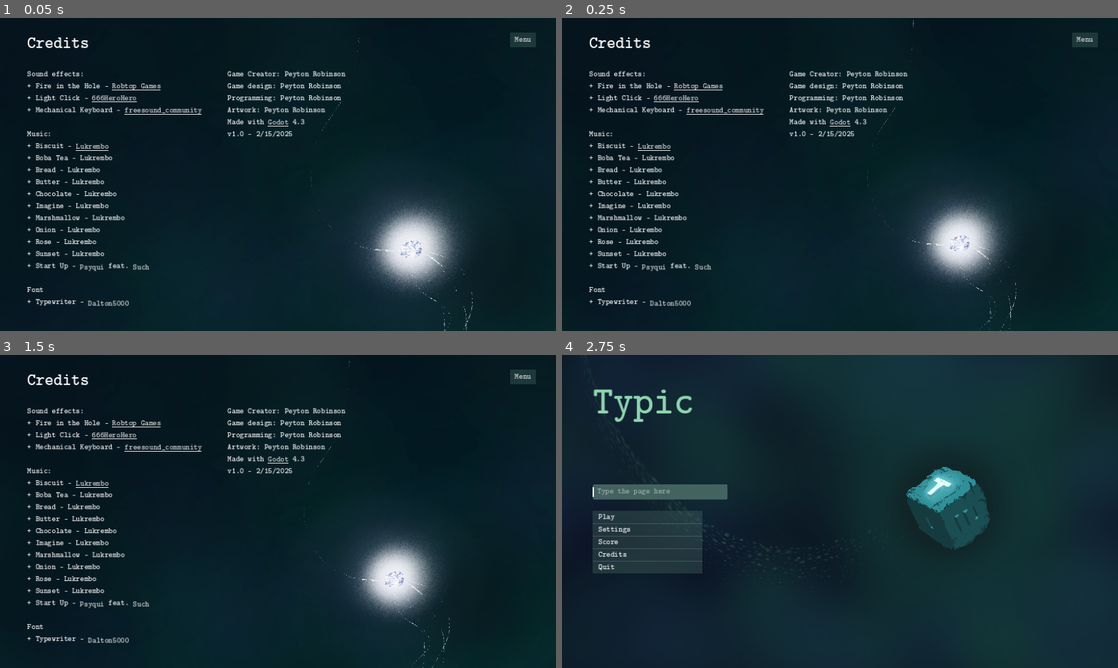
Above: before the commit, frames 1-4 (two rows, left to right).
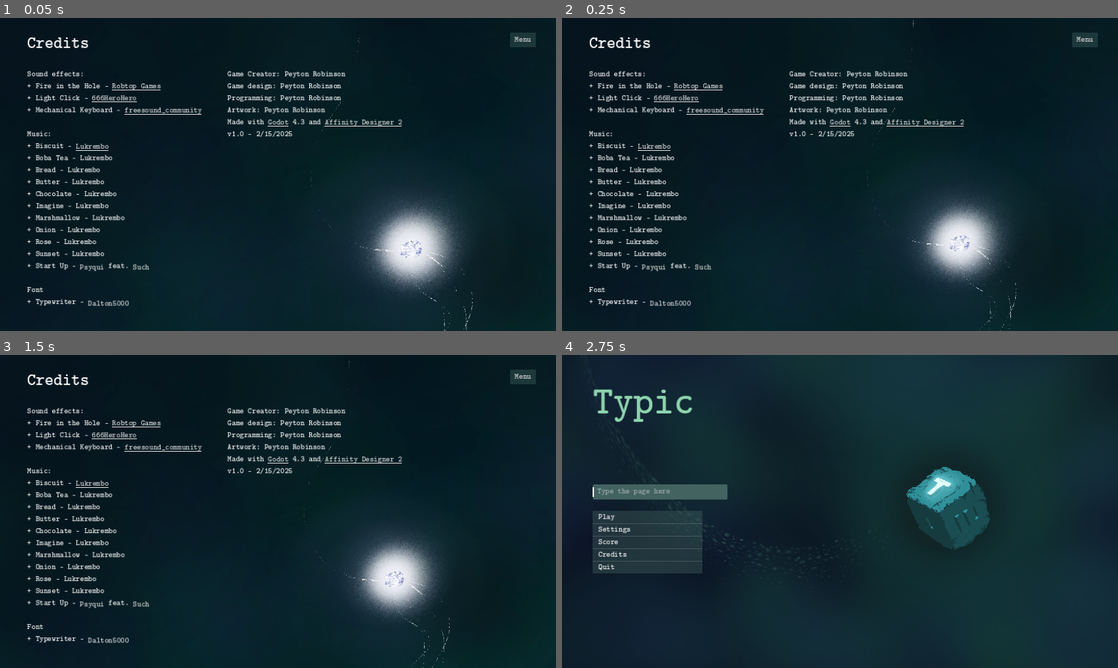
Above: after the commit, the same moments.

Repository: PeytonRobinson487/Typic-Repo
Game: Godot game, scene res://Scenes/Credits Page.tscn
Two runs of this game, one before a commit and one after it. Both use one fixed random seed, a clock stepped at 60 frames per second and the inputs below. This scene is started directly instead of the project's main scene. Sound files missing from this copy of the repository are replaced by a short silence.
Inputs:
- Up to frame 1 (0.05 s): no input
- Up to frame 2 (0.25 s): no input
- Up to frame 3 (1.5 s): tap Enter at 1.25 s
- Up to frame 4 (2.75 s): click "Menu" at 2 s

The runs differ from the first frame. In frame 1, 0.2% of the frame differs, in the area x 55-73%, y 32-35%; in frame 2, 0.2%; in frame 3, 0.2%; in frame 4, nothing differs.

Commit message:
Small credits update

Diff:
--- a/Scenes/Credits Page.tscn
+++ b/Scenes/Credits Page.tscn
@@ -150,7 +150,7 @@
 Game design: Peyton Robinson
 Programming: Peyton Robinson
 Artwork: Peyton Robinson
-Made with       4.3
+Made with       4.3 and
 v1.0 - 2/15/2025"
 
 [node name="External Credits" type="Label" parent="Graphics/Text"]
@@ -253,6 +253,15 @@
 theme_override_fonts/font = ExtResource("4_iw8i0")
 text = "freesound_community"
 
+[node name="Affinity Designer 2" type="LinkButton" parent="Graphics/Text/Links"]
+offset_left = 673.0
+offset_top = 206.0
+offset_right = 833.0
+offset_bottom = 246.0
+theme_override_fonts/font = ExtResource("4_iw8i0")
+text = "Affinity Designer 2"
+uri = "https://affinity.serif.com/en-us/"
+
 [node name="Audio Manager Tool" parent="." instance=ExtResource("5_5pw0v")]
 
 [node name="Menu Button" type="Button" parent="."]
